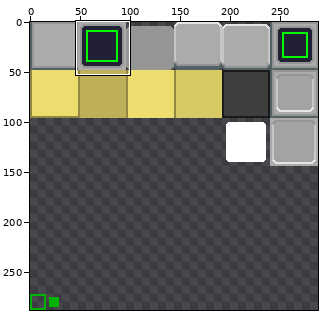
Edited in one commit: sprite sheet (assets/style_tex.png). The first picture is a wide view before the edit; the outline marks the close-up.
Close-up. Before the edit:
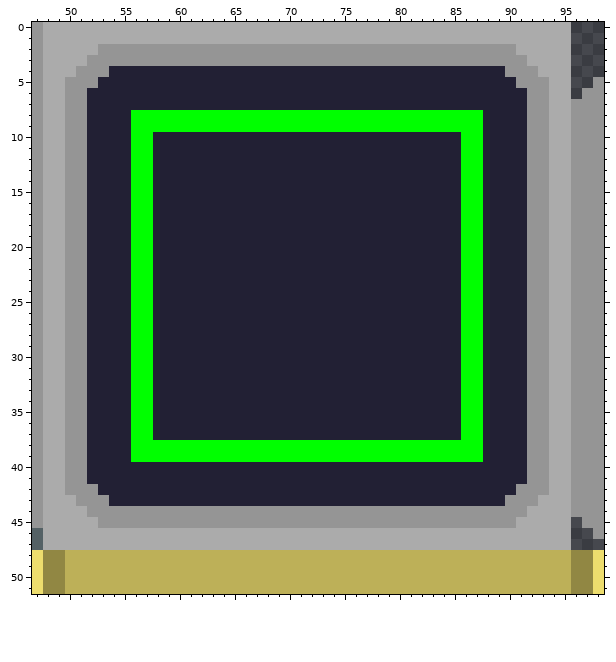
The file is 288x288 pixels. Shown: x 47..98, y 0..51. The commit also changed other parts of the picture, which this record leaves out.
The result:
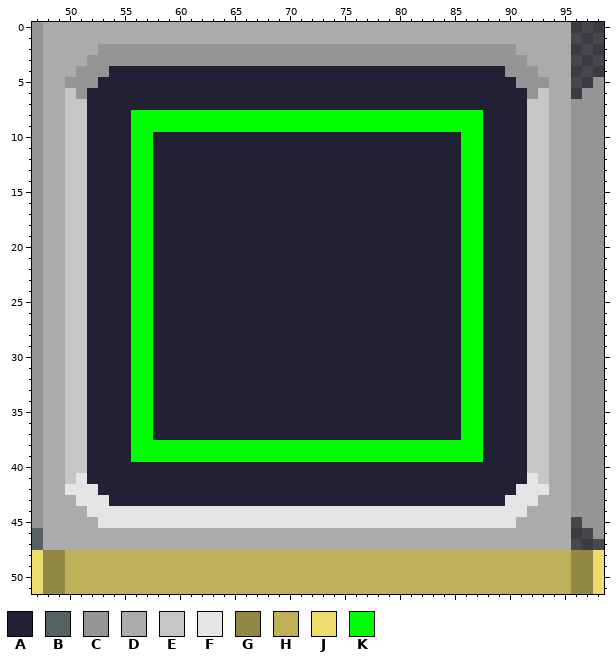
Palette (. is transparent): A #222034  B #546165  C #959595  D #ababab  E #c6c6c6  F #e5e5e5  G #918743  H #bdb058  J #eddd6e  K #00ff00
Changes in this commit:
The edit turns colour C into colour E in row 6 at x 50 and 93; in rows 7 to 40 at x 50 to 51 and 92 to 93; in row 41 at x 50 and 93.
The edit turns colour C into colour F in row 41 at x 51 and 92; in row 42 at x 50 to 52 and 91 to 93; in row 43 at x 51 to 53 and 90 to 92; in row 44 at x 52 to 91; in row 45 at x 53 to 90.
Boxes around the changes in both close-ups, in picture pixels (x1, y1, x2, y2):
changed: (65, 88, 549, 528)
